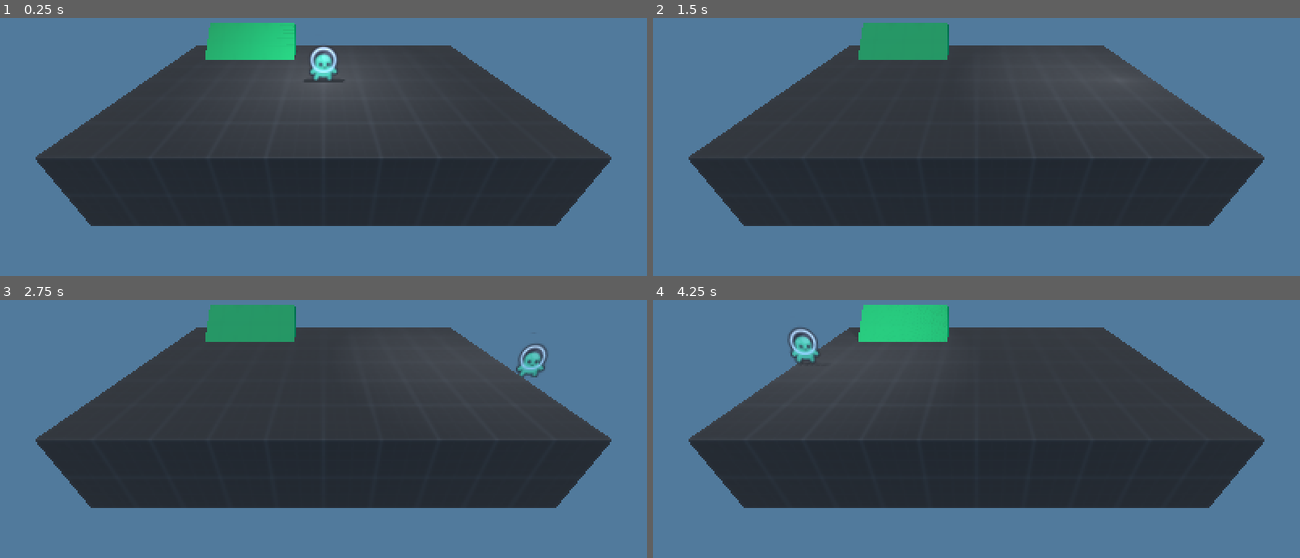
Above: before the commit, frames 1-4 (two rows, left to right).
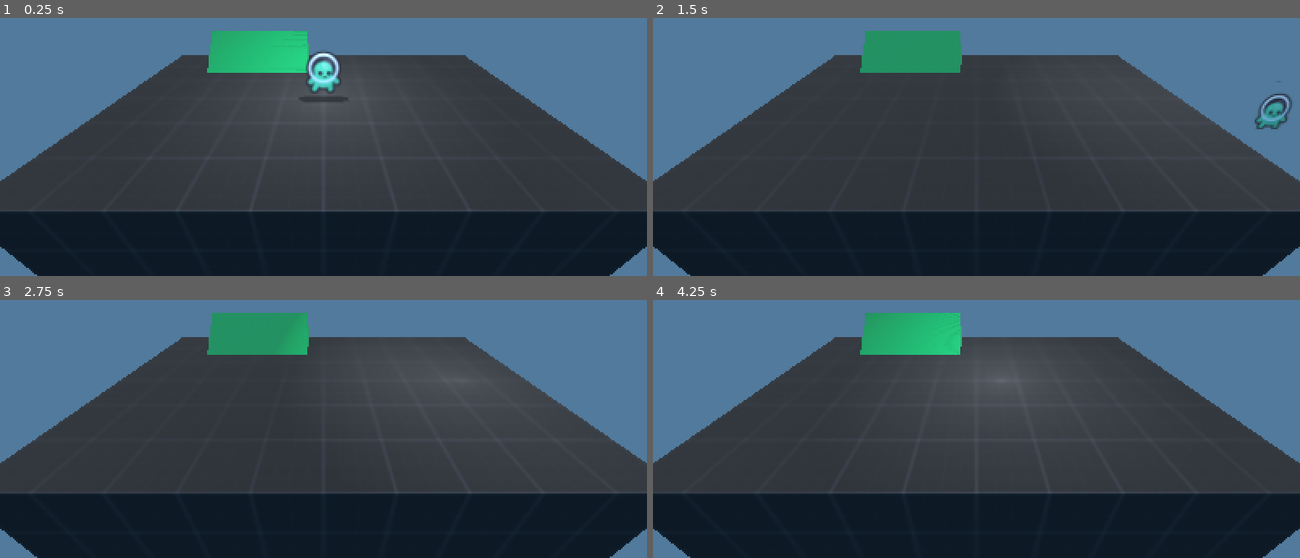
Above: after the commit, the same moments.

Repository: jglrxavpok/STS
Game: Godot game, scene res://staging/jvernay/terrain.tscn
Same seed, same stepped clock (60 frames per second), same inputs: the game is played once before the commit and once after it. This scene is started directly instead of the project's main scene.
Inputs:
- Up to frame 1 (0.25 s): no input
- Up to frame 2 (1.5 s): hold Right (player_move_right) 0.53-1.28 s; tap Space (ui_select) at 0.77 s; hold Down (ui_down) from 1.28 s (still down)
- Up to frame 3 (2.75 s): tap Space (ui_select) at 1.52 s; release Down (ui_down) at 2.03 s; hold Right (player_move_right) from 2.03 s (still down)
- Up to frame 4 (4.25 s): release Right (player_move_right) at 2.78 s; hold Up (ui_up) 2.78-3.53 s; tap Space (ui_select) at 3.02, 3.77 s; hold Left (player_move_left) from 3.53 s (still down)

The runs differ from the first frame. In frame 1, 29% of the frame differs, in the area x 0-100%, y 1-100%; in frame 2, 27%; in frame 3, 28%; in frame 4, 30%.

Commit message:
Added characters/chara_base and characters/kenney

Diff:
--- /dev/null
+++ b/scenes/characters/chara_base/chara_base.gd
@@ -0,0 +1,29 @@
+class_name CharaBase
+extends CharacterBody3D
+
+@export var speed: float = 10
+
+enum Action {
+	NONE,
+	JUMP
+}
+
+var _inputdir: float = 0
+var _inputaction: Action = Action.NONE
+
+# Direction, must be between -1 (left) and +1 (right).
+func set_input_direction(dir: float):
+	_inputdir = dir
+
+func set_input_action(action: Action):
+	_inputaction = action
+
+func _physics_process(delta: float) -> void:
+	# Z-axis is irrelevant for physics
+	velocity.x = _inputdir * speed
+	velocity.z = 0
+	if is_on_floor():
+		velocity.y = 0
+	else:
+		velocity.y -= 9.81 * delta
+	move_and_slide()
--- /dev/null
+++ b/scenes/characters/chara_base/chara_base.tscn
@@ -0,0 +1,12 @@
+[gd_scene load_steps=3 format=3 uid="uid://bsp037j32lvp1"]
+
+[ext_resource type="Script" uid="uid://cvukjnfd47di0" path="res://scenes/characters/chara_base/chara_base.gd" id="1_clblc"]
+
+[sub_resource type="CapsuleShape3D" id="CapsuleShape3D_lgyj2"]
+resource_local_to_scene = true
+
+[node name="CharaBase" type="CharacterBody3D"]
+script = ExtResource("1_clblc")
+
+[node name="Collider" type="CollisionShape3D" parent="."]
+shape = SubResource("CapsuleShape3D_lgyj2")
--- /dev/null
+++ b/scenes/characters/kenney/kenney.gd
@@ -0,0 +1 @@
+extends CharaBase
--- /dev/null
+++ b/scenes/characters/kenney/kenney.tscn
@@ -0,0 +1,24 @@
+[gd_scene load_steps=5 format=3 uid="uid://okyo4drrphuu"]
+
+[ext_resource type="PackedScene" uid="uid://bsp037j32lvp1" path="res://scenes/characters/chara_base/chara_base.tscn" id="1_3fjdl"]
+[ext_resource type="Script" uid="uid://cbpr4pmf43dic" path="res://scenes/characters/kenney/kenney.gd" id="2_waxpx"]
+[ext_resource type="Texture2D" uid="uid://b0y0v863k2he4" path="res://scenes/characters/kenney/kenney.png" id="3_crl6p"]
+
+[sub_resource type="CapsuleShape3D" id="CapsuleShape3D_waxpx"]
+resource_local_to_scene = true
+radius = 0.4
+height = 1.0
+
+[node name="Kenney" instance=ExtResource("1_3fjdl")]
+script = ExtResource("2_waxpx")
+
+[node name="Collider" parent="." index="0"]
+shape = SubResource("CapsuleShape3D_waxpx")
+
+[node name="Sprite3D" type="Sprite3D" parent="." index="1"]
+transform = Transform3D(1, 1.13133e-08, 1.48944e-09, -1.13134e-08, 0.965926, 0.258819, 1.48939e-09, -0.258819, 0.965926, 0, 0.193823, 0)
+shaded = true
+alpha_cut = 2
+texture = ExtResource("3_crl6p")
+region_enabled = true
+region_rect = Rect2(0, 128, 128, 128)
--- a/scenes/maps/placeholder/placeholder.tscn
+++ b/scenes/maps/placeholder/placeholder.tscn
@@ -4,7 +4,7 @@
 [ext_resource type="Texture2D" uid="uid://b1bcqcmpi5vic" path="res://scenes/maps/placeholder/texture_10.png" id="2_2pvw8"]
 
 [sub_resource type="BoxShape3D" id="BoxShape3D_3mlxh"]
-size = Vector3(6, 2, 10)
+size = Vector3(10, 2, 6)
 
 [sub_resource type="StandardMaterial3D" id="StandardMaterial3D_qhm3b"]
 albedo_texture = ExtResource("1_k803h")
@@ -14,11 +14,10 @@
 
 [sub_resource type="BoxMesh" id="BoxMesh_k803h"]
 material = SubResource("StandardMaterial3D_qhm3b")
-size = Vector3(6, 2, 10)
+size = Vector3(10, 2, 6)
 
 [sub_resource type="StandardMaterial3D" id="StandardMaterial3D_d1uih"]
 albedo_texture = ExtResource("2_2pvw8")
-uv1_scale = Vector3(0.5, 0.5, 0.5)
 uv1_triplanar = true
 
 [sub_resource type="PrismMesh" id="PrismMesh_78kd7"]
@@ -36,5 +35,5 @@
 skeleton = NodePath("../..")
 
 [node name="Bush1" type="MeshInstance3D" parent="."]
-transform = Transform3D(1, 0, 0, 0, 1, 0, 0, 0, 1, -2, 1.5, 2.5)
+transform = Transform3D(-4.37114e-08, 0, -1, 0, 1, 0, 1, 0, -4.37114e-08, -2, 1.5, -2)
 mesh = SubResource("PrismMesh_78kd7")
--- a/staging/jvernay/kenney.gd
+++ /dev/null
@@ -1,32 +0,0 @@
-extends CharacterBody3D
-
-@export var speed = 10
-@export var gravity = 10
-
-var target_velocity = Vector3.ZERO
-
-var init_pos = position
-
-func _physics_process(delta: float) -> void:
-	# We create a local variable to store the input direction.
-	var direction = Vector3.ZERO
-
-	# We check for each move input and update the direction accordingly.
-	if Input.is_action_pressed("player_move_left"):
-		direction.z += 1
-	if Input.is_action_pressed("player_move_right"):
-		direction.z -= 1
-
-	if direction != Vector3.ZERO:
-		direction = direction.normalized()
-
-	target_velocity.z = direction.z * speed
-	if not is_on_floor():
-		target_velocity.y = -speed
-	else:
-		target_velocity.y = 0
-	velocity = target_velocity
-	move_and_slide()
-
-	if position.y < -10:
-		position = init_pos
--- a/staging/jvernay/terrain.gd
+++ b/staging/jvernay/terrain.gd
@@ -2,3 +2,10 @@
 
 func _physics_process(delta: float) -> void:
 	$SpotLight3D.look_at($Kenney.position)
+
+	var dir = 0.0
+	if Input.is_action_pressed("player_move_left"):
+		dir -= 1.0
+	if Input.is_action_pressed("player_move_right"):
+		dir += 1.0
+	$Kenney.set_input_direction(dir)
--- a/staging/jvernay/terrain.tscn
+++ b/staging/jvernay/terrain.tscn
@@ -1,41 +1,21 @@
-[gd_scene load_steps=7 format=3 uid="uid://cosrj2doburlf"]
+[gd_scene load_steps=5 format=3 uid="uid://cosrj2doburlf"]
 
-[ext_resource type="Script" uid="uid://sdghg8ca3ryc" path="res://staging/jvernay/kenney.gd" id="1_0k3k7"]
-[ext_resource type="Texture2D" uid="uid://b0y0v863k2he4" path="res://staging/jvernay/kenney.png" id="1_2is8l"]
 [ext_resource type="Script" uid="uid://nerg4rbscfgr" path="res://staging/jvernay/terrain.gd" id="1_ddngf"]
 [ext_resource type="PackedScene" uid="uid://c2tpfw4h46si4" path="res://scenes/maps/placeholder/placeholder.tscn" id="4_d0fn6"]
+[ext_resource type="PackedScene" uid="uid://okyo4drrphuu" path="res://scenes/characters/kenney/kenney.tscn" id="5_2jbwc"]
 
 [sub_resource type="Environment" id="Environment_ddngf"]
 background_mode = 1
 background_color = Color(0.461745, 0.691611, 0.88588, 1)
 background_energy_multiplier = 0.69
 
-[sub_resource type="CapsuleShape3D" id="CapsuleShape3D_wppqd"]
-height = 1.0
-
 [node name="JVernay" type="WorldEnvironment"]
 environment = SubResource("Environment_ddngf")
 script = ExtResource("1_ddngf")
 
 [node name="Camera3D" type="Camera3D" parent="."]
-transform = Transform3D(-3.78552e-08, -0.5, 0.866025, -2.18557e-08, 0.866025, 0.5, -1, 5.32907e-15, -4.37114e-08, 6, 3, 0)
+transform = Transform3D(1, -6.42469e-08, 1.69384e-07, -2.90524e-08, 0.866025, 0.5, -1.78814e-07, -0.5, 0.866025, 0, 3, 5)
 current = true
-
-[node name="Kenney" type="CharacterBody3D" parent="."]
-transform = Transform3D(1, 0, 0, 0, 1, 0, 0, 0, 1, 0, 1, 0)
-script = ExtResource("1_0k3k7")
-
-[node name="CollisionShape3D" type="CollisionShape3D" parent="Kenney"]
-transform = Transform3D(1, 0, 0, 0, 1, 0, 0, 0, 1, 0, -0.165, 0)
-shape = SubResource("CapsuleShape3D_wppqd")
-
-[node name="Sprite3D" type="Sprite3D" parent="Kenney"]
-transform = Transform3D(-4.2222e-08, -0.258819, 0.965926, -1.13134e-08, 0.965926, 0.258819, -1, 8.57914e-16, -4.37114e-08, 0, 0, 0)
-shaded = true
-alpha_cut = 2
-texture = ExtResource("1_2is8l")
-region_enabled = true
-region_rect = Rect2(0, 128, 128, 128)
 
 [node name="SpotLight3D" type="SpotLight3D" parent="."]
 transform = Transform3D(1, -3.1999e-08, -5.96047e-08, 5.96047e-08, -4.37114e-08, 1, -3.1999e-08, -1, -4.37114e-08, 4.76837e-07, 4, -4.26326e-14)
@@ -52,3 +32,6 @@
 
 [node name="Map_Placeholder" parent="." instance=ExtResource("4_d0fn6")]
 transform = Transform3D(1, 0, 0, 0, 1, 0, 0, 0, 1, 0, -1, 0)
+
+[node name="Kenney" parent="." instance=ExtResource("5_2jbwc")]
+transform = Transform3D(1, 0, 0, 0, 1, 0, 0, 0, 1, 0, 1, 0)
Not shown, added: scenes/characters/chara_base/chara_base.gd.uid
Not shown, added: scenes/characters/kenney/kenney.gd.uid
Renamed: staging/jvernay/kenney.png -> scenes/characters/kenney/kenney.png
Not shown, changed: scenes/characters/kenney/kenney.png.import
Not shown, removed: staging/jvernay/kenney.gd.uid
